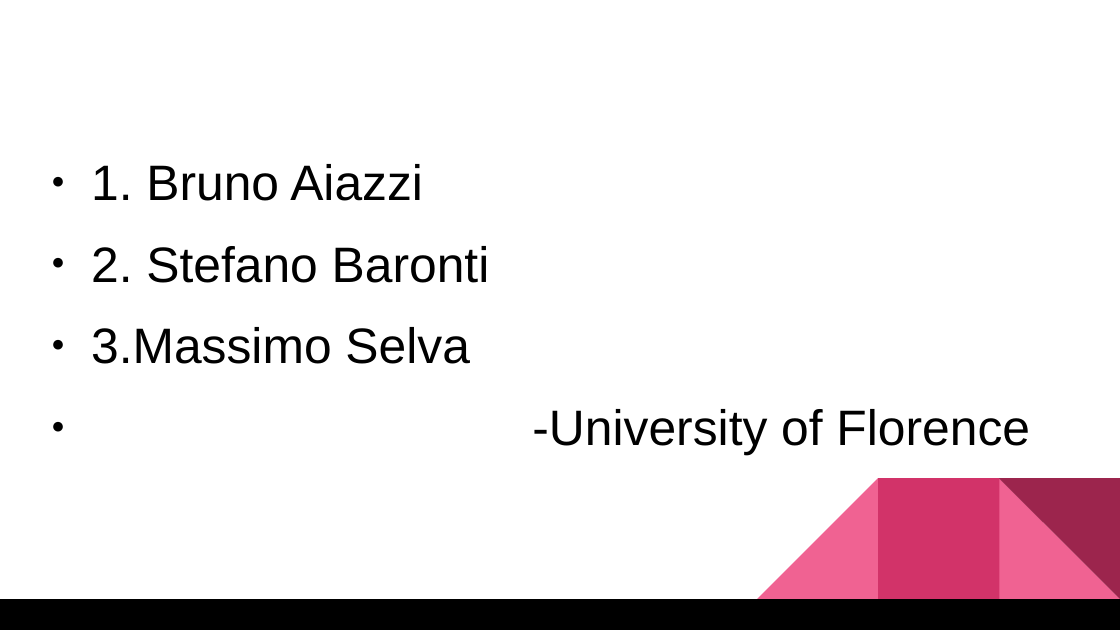
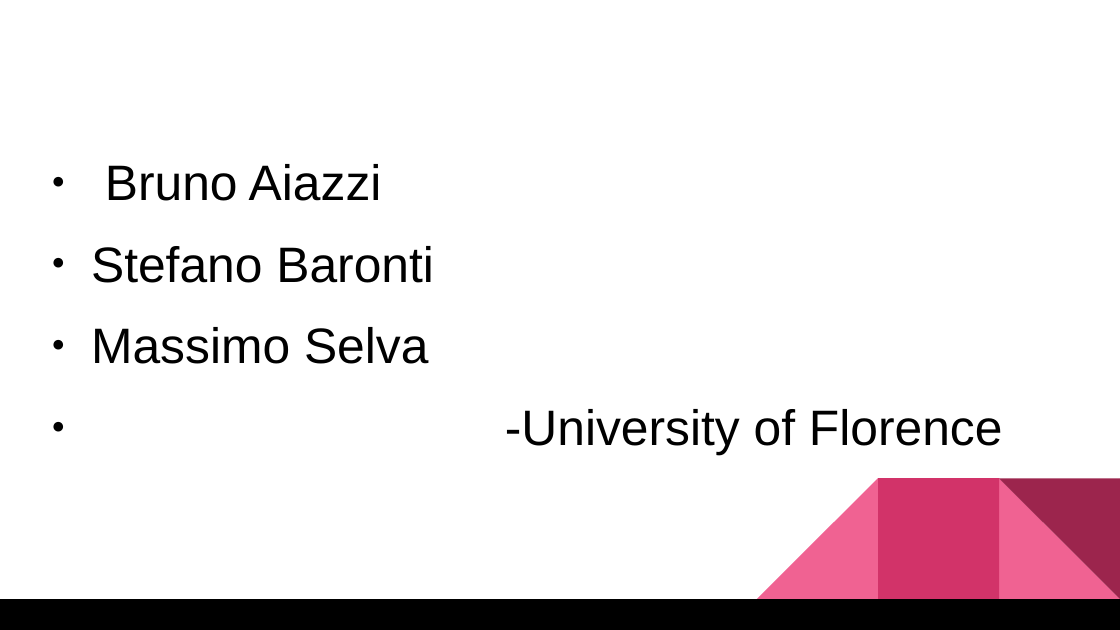
Before and after one commit to jaswanthKumarchapiri2000/Spatial-Computing, a slide deck: slide 2 of SpatialComputing-P2.pptx. Drawn at 1120x630 pixels with LibreOffice and Linux fonts; fonts in the diff are those of the drawing. Boxes give left, top, right and bottom in pixels: in the first picture for what was removed or moved away, otherwise in the second. Text is boxed around its words. In the diff, an @@ line names an element or a change of style, - is before the commit and + after.

```diff
--- a/SpatialComputing-P2.pptx
+++ b/SpatialComputing-P2.pptx
@@ text at bbox=[91, 164, 434, 364]: text changed @@
-● 1. Bruno Aiazzi
-● 2. Stefano Baronti
-● 3.Massimo Selva
+● Bruno Aiazzi
+● Stefano Baronti
+● Massimo Selva
```
Also in this commit, not shown: 1 other slide changed.
